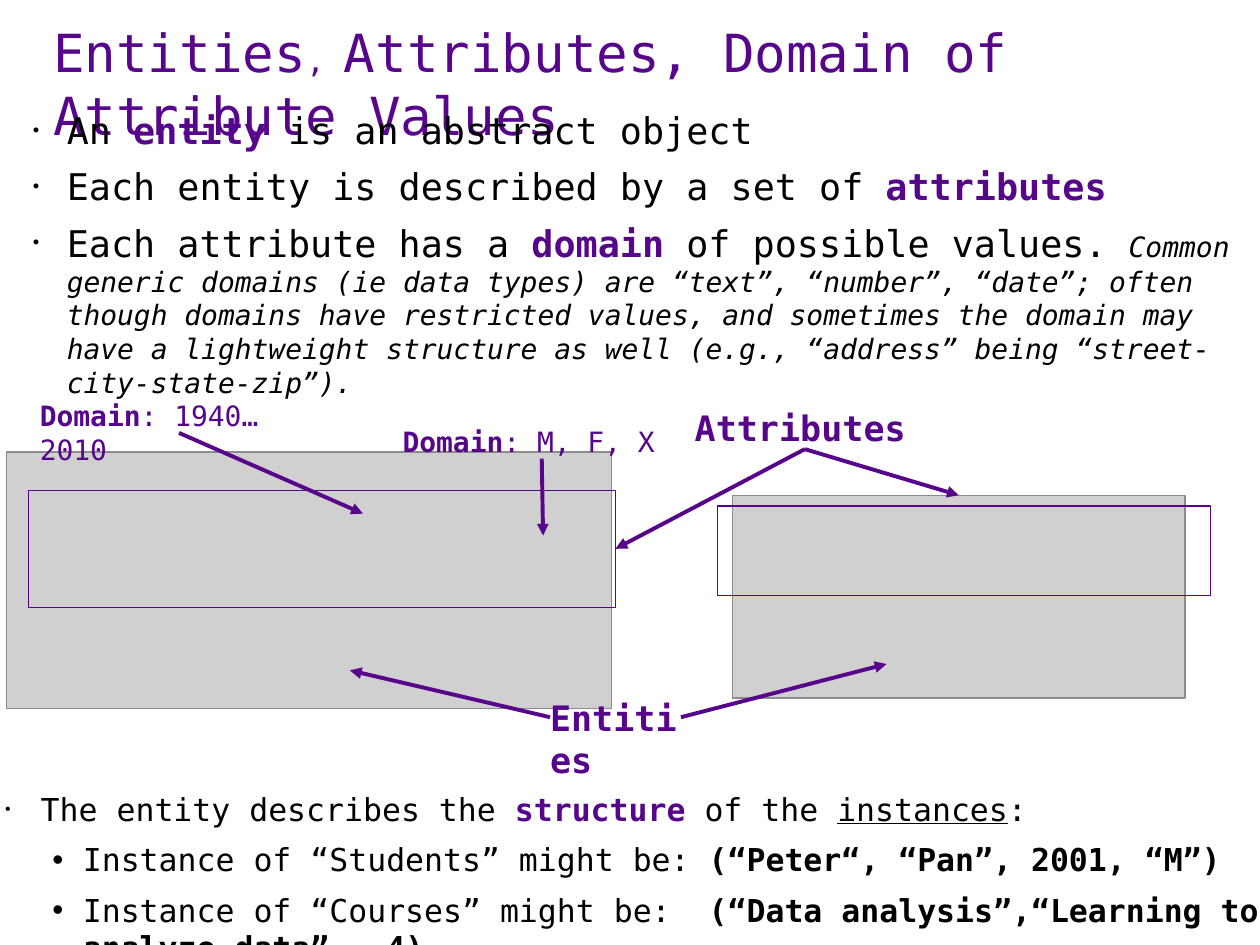
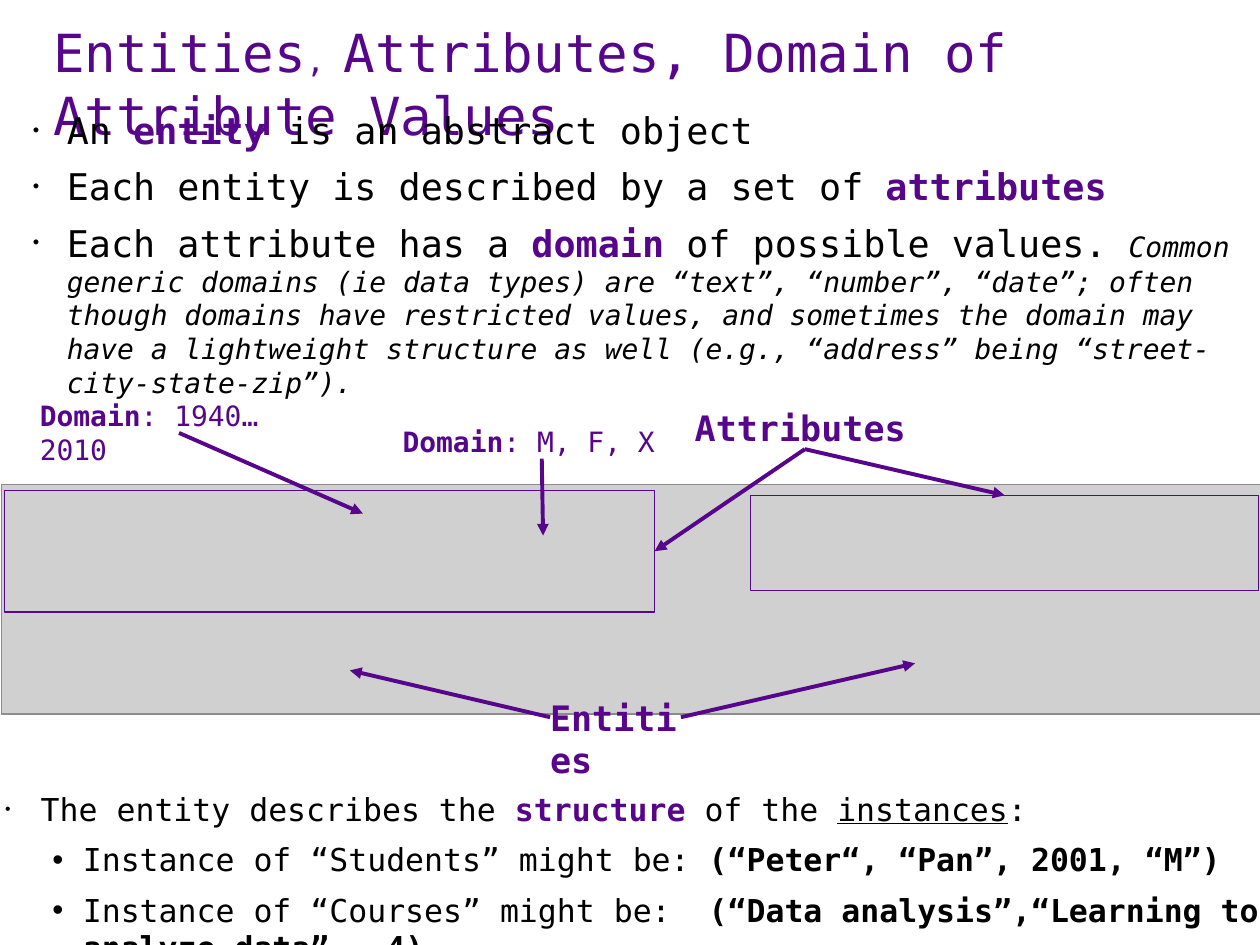
Before and after one commit to ipeirotis/introduction-to-databases, a slide deck: slide 4 of session1/A1-ER_modeling.pptx. Drawn at 1260x945 pixels with LibreOffice and Linux fonts; fonts in the diff are those of the drawing; grey boxes stand for pictures. Boxes give left, top, right and bottom in pixels: in the first picture for what was removed or moved away, otherwise in the second. Text is boxed around its words. In the diff, an @@ line names an element or a change of style, - is before the commit and + after.

```diff
--- a/session1/A1-ER_modeling.pptx
+++ b/session1/A1-ER_modeling.pptx
@@ arrow moved from (805, 449) - (616, 549) to (805, 449) - (655, 551) @@
@@ arrow moved from (805, 449) - (959, 495) to (805, 449) - (1004, 495) @@
@@ picture removed at bbox=[6, 452, 611, 709] @@
@@ picture added at bbox=[1, 485, 1260, 714] @@
@@ rectangle: place and size @@
-rectangle at bbox=[29, 490, 616, 607]
+rectangle at bbox=[5, 490, 655, 612]
@@ picture removed at bbox=[732, 495, 1186, 698] @@
@@ rectangle: place and size @@
-rectangle at bbox=[717, 507, 1211, 596]
+rectangle at bbox=[751, 495, 1259, 591]
@@ arrow moved from (680, 717) - (887, 664) to (680, 717) - (915, 663) @@
```
Also in this commit, not shown: 8 other slides changed.
